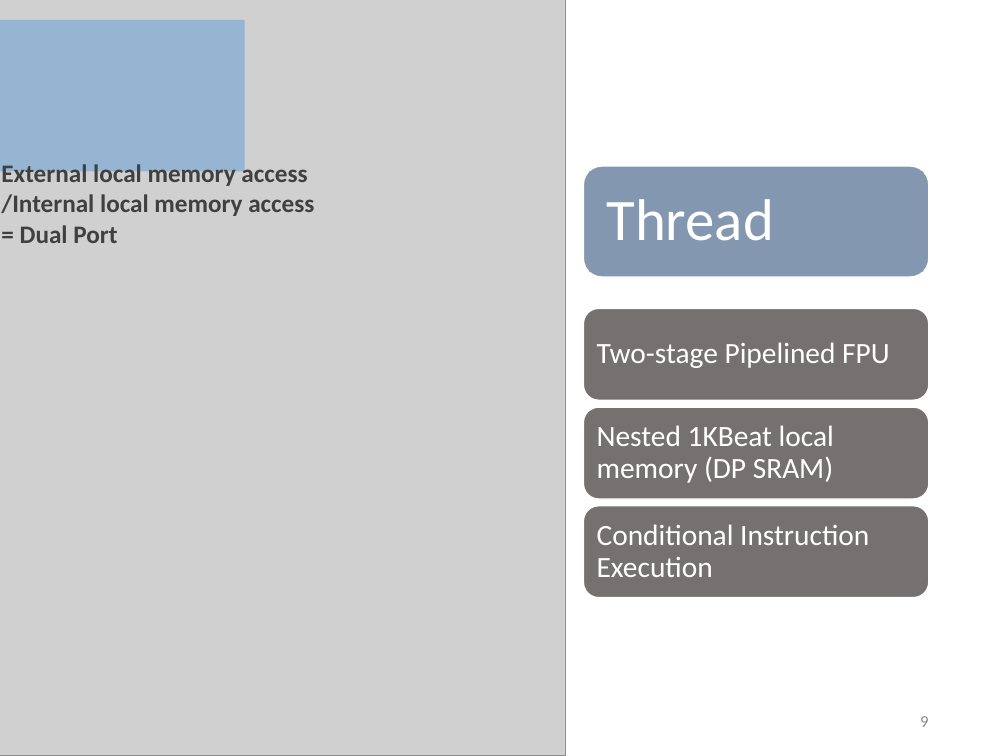
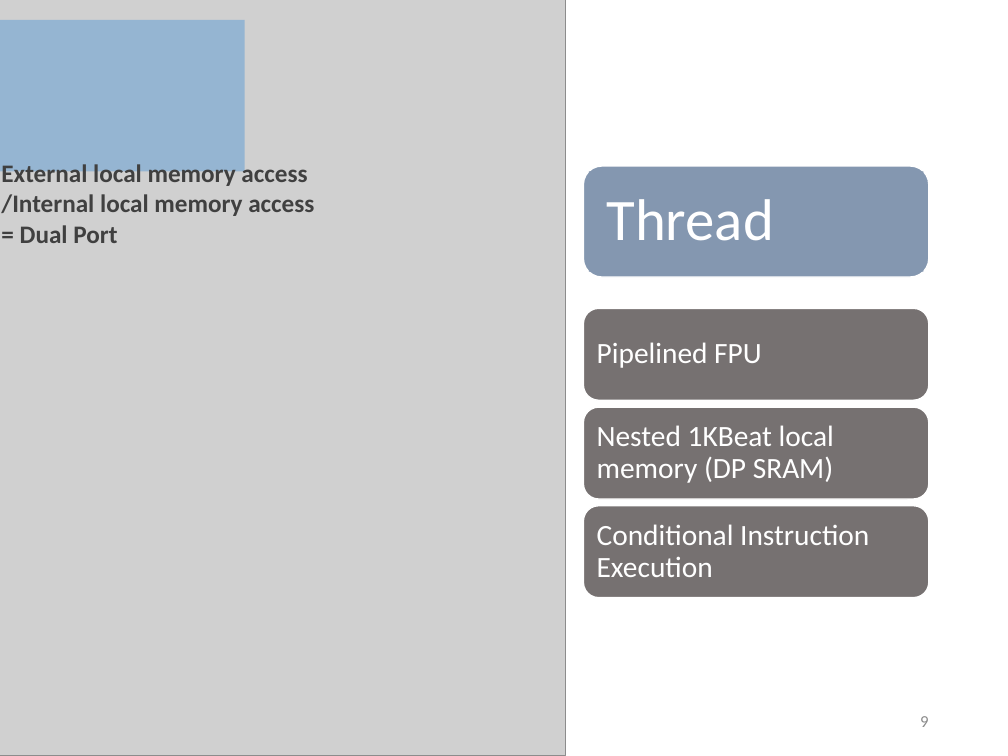
Before and after one commit to HappyNY/y3s1_socterm, a slide deck: slide 9 of docs/term_mid_우주선.pptx. Drawn at 1008x756 pixels with LibreOffice and Linux fonts; fonts in the diff are those of the drawing; grey boxes stand for pictures. Boxes give left, top, right and bottom in pixels: in the first picture for what was removed or moved away, otherwise in the second. Text is boxed around its words. In the diff, an @@ line names an element or a change of style, - is before the commit and + after.

```diff
--- a/docs/term_mid_우주선.pptx
+++ b/docs/term_mid_우주선.pptx
@@ text at box(597, 342, 762, 368): text changed @@
-Two-stage Pipelined FPU
+Pipelined FPU
```
Also in this commit, not shown: 5 other slides changed, 7 slides added, 3 other files.
